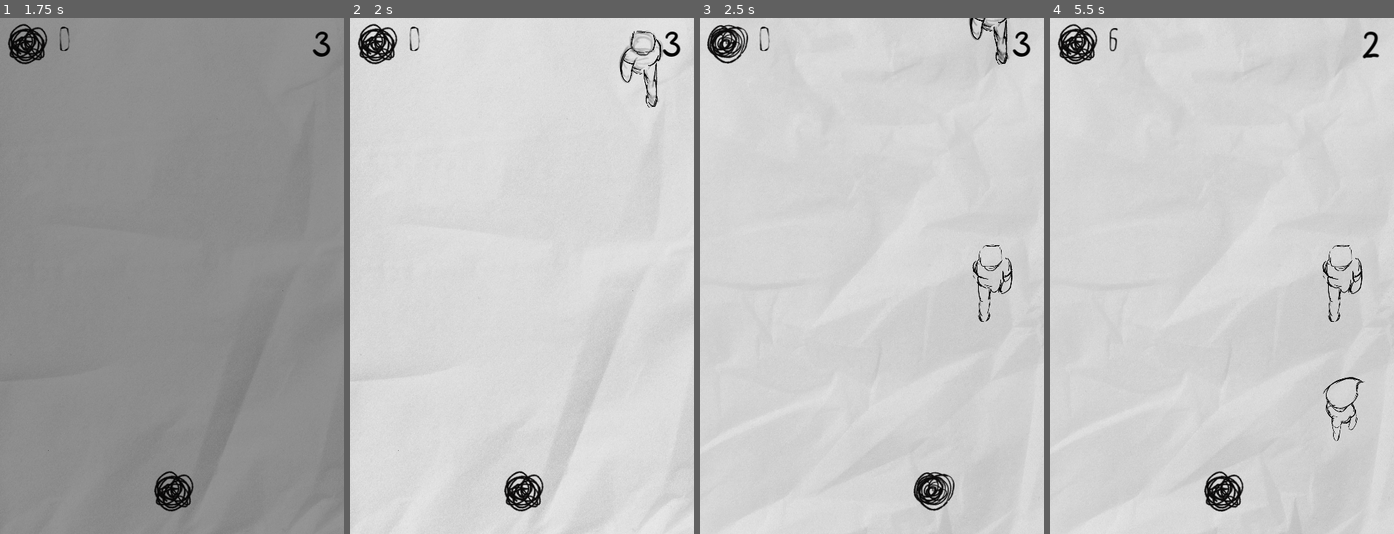
Above: before the commit, frames 1-4 (left to right).
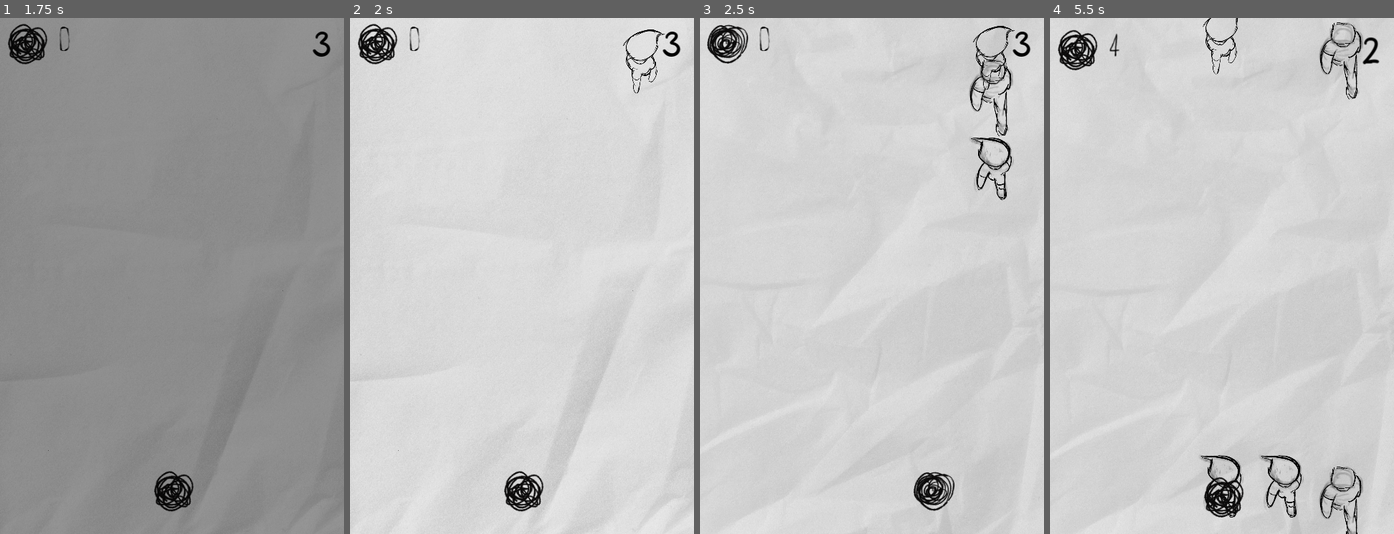
Above: after the commit, the same moments.

Repository: Bbubbee/AVoid
Game: Godot game, scene res://scenes/screens/game_end_screen.tscn
The game is run twice, just before and just after one commit, with the same random seed, the same clock (stepped at 60 frames per second) and the same inputs.
Inputs:
- Up to frame 1 (1.75 s): click "Start" at 0.5 s; click "Start" at 1.25 s
- Up to frame 2 (2 s): no input
- Up to frame 3 (2.5 s): tap Enter (enter, bound only after the commit) at 2 s; hold D (right) from 2.03 s (still down); hold Enter (enter, bound only after the commit) from 2.03 s (still down)
- Up to frame 4 (5.5 s): release D (right) at 2.78 s; release Enter (enter, bound only after the commit) at 2.78 s; hold A (left) 2.78-3.53 s; tap Enter (enter, bound only after the commit) at 2.85, 4.35 s; hold Enter (enter, bound only after the commit) 3.53-4.28 s; hold D (right) 3.53-5.03 s; hold A (left) from 5.03 s (still down); hold Enter (enter, bound only after the commit) from 5.03 s (still down)

Frame 1 is identical in both runs. In frame 2, 0.7% of the frame differs, in the area x 78-92%, y 2-18%; in frame 3, 1.8%; in frame 4, 3.9%, in the area x 2-96%, y 0-100%.

Commit message:
add stuff

Diff:
--- a/project.godot
+++ b/project.godot
@@ -45,11 +45,31 @@
 left={
 "deadzone": 0.5,
 "events": [Object(InputEventKey,"resource_local_to_scene":false,"resource_name":"","device":-1,"window_id":0,"alt_pressed":false,"shift_pressed":false,"ctrl_pressed":false,"meta_pressed":false,"pressed":false,"keycode":0,"physical_keycode":65,"key_label":0,"unicode":97,"echo":false,"script":null)
+, Object(InputEventKey,"resource_local_to_scene":false,"resource_name":"","device":-1,"window_id":0,"alt_pressed":false,"shift_pressed":false,"ctrl_pressed":false,"meta_pressed":false,"pressed":false,"keycode":0,"physical_keycode":4194319,"key_label":0,"unicode":0,"echo":false,"script":null)
 ]
 }
 right={
 "deadzone": 0.5,
 "events": [Object(InputEventKey,"resource_local_to_scene":false,"resource_name":"","device":-1,"window_id":0,"alt_pressed":false,"shift_pressed":false,"ctrl_pressed":false,"meta_pressed":false,"pressed":false,"keycode":0,"physical_keycode":68,"key_label":0,"unicode":100,"echo":false,"script":null)
+, Object(InputEventKey,"resource_local_to_scene":false,"resource_name":"","device":-1,"window_id":0,"alt_pressed":false,"shift_pressed":false,"ctrl_pressed":false,"meta_pressed":false,"pressed":false,"keycode":0,"physical_keycode":4194321,"key_label":0,"unicode":0,"echo":false,"script":null)
+]
+}
+up={
+"deadzone": 0.5,
+"events": [Object(InputEventKey,"resource_local_to_scene":false,"resource_name":"","device":-1,"window_id":0,"alt_pressed":false,"shift_pressed":false,"ctrl_pressed":false,"meta_pressed":false,"pressed":false,"keycode":0,"physical_keycode":87,"key_label":0,"unicode":119,"echo":false,"script":null)
+, Object(InputEventKey,"resource_local_to_scene":false,"resource_name":"","device":-1,"window_id":0,"alt_pressed":false,"shift_pressed":false,"ctrl_pressed":false,"meta_pressed":false,"pressed":false,"keycode":0,"physical_keycode":4194320,"key_label":0,"unicode":0,"echo":false,"script":null)
+]
+}
+down={
+"deadzone": 0.5,
+"events": [Object(InputEventKey,"resource_local_to_scene":false,"resource_name":"","device":-1,"window_id":0,"alt_pressed":false,"shift_pressed":false,"ctrl_pressed":false,"meta_pressed":false,"pressed":false,"keycode":0,"physical_keycode":83,"key_label":0,"unicode":115,"echo":false,"script":null)
+, Object(InputEventKey,"resource_local_to_scene":false,"resource_name":"","device":-1,"window_id":0,"alt_pressed":false,"shift_pressed":false,"ctrl_pressed":false,"meta_pressed":false,"pressed":false,"keycode":0,"physical_keycode":4194322,"key_label":0,"unicode":0,"echo":false,"script":null)
+]
+}
+enter={
+"deadzone": 0.5,
+"events": [Object(InputEventKey,"resource_local_to_scene":false,"resource_name":"","device":-1,"window_id":0,"alt_pressed":false,"shift_pressed":false,"ctrl_pressed":false,"meta_pressed":false,"pressed":false,"keycode":0,"physical_keycode":4194309,"key_label":0,"unicode":0,"echo":false,"script":null)
+, Object(InputEventKey,"resource_local_to_scene":false,"resource_name":"","device":-1,"window_id":0,"alt_pressed":false,"shift_pressed":false,"ctrl_pressed":false,"meta_pressed":false,"pressed":false,"keycode":0,"physical_keycode":32,"key_label":0,"unicode":32,"echo":false,"script":null)
 ]
 }
 
--- /dev/null
+++ b/scenes/levels/main.gd
@@ -0,0 +1,28 @@
+extends Node2D
+
+@onready var pause_menu: Control = $PauseMenu
+
+func _ready() -> void:
+	pause_menu.hide()
+
+
+var is_paused: bool = false
+func pause():
+	is_paused = true
+	get_tree().paused = true
+	pause_menu.show()
+
+
+func resume():
+	is_paused = false
+	get_tree().paused = false
+	pause_menu.hide()
+
+
+
+func _input(event):
+	if event.is_action_pressed("ui_cancel"):
+		if is_paused:
+			resume()
+		else:
+			pause()
--- a/scenes/levels/main.tscn
+++ b/scenes/levels/main.tscn
@@ -1,5 +1,6 @@
-[gd_scene load_steps=10 format=3 uid="uid://dsr7hmaqohut0"]
+[gd_scene load_steps=12 format=3 uid="uid://dsr7hmaqohut0"]
 
+[ext_resource type="Script" path="res://scenes/levels/main.gd" id="1_scef2"]
 [ext_resource type="PackedScene" uid="uid://b1payd28naxy7" path="res://scenes/player/player.tscn" id="3_342tw"]
 [ext_resource type="PackedScene" uid="uid://bw6lpwcsdikry" path="res://scenes/people/mother.tscn" id="3_800ej"]
 [ext_resource type="Script" path="res://scenes/ui/ui_root.gd" id="3_yhs2l"]
@@ -8,10 +9,12 @@
 [ext_resource type="PackedScene" uid="uid://b0hr1fn4i0rw" path="res://scenes/ui/background.tscn" id="5_i6dax"]
 [ext_resource type="PackedScene" uid="uid://wkxjwp25ccsh" path="res://scenes/player/void.tscn" id="5_sx3b4"]
 [ext_resource type="FontFile" uid="uid://cjr6tc40jew43" path="res://assets/font/creepy_circus.ttf" id="6_oqwpx"]
+[ext_resource type="Script" path="res://scenes/levels/pause_menu.gd" id="10_n88yy"]
 
 [sub_resource type="StyleBoxEmpty" id="StyleBoxEmpty_5yyj2"]
 
 [node name="Main" type="Node2D"]
+script = ExtResource("1_scef2")
 
 [node name="Control" type="Control" parent="."]
 layout_mode = 3
@@ -82,3 +85,31 @@
 script = ExtResource("4_nq8qp")
 NOISE_SHAKE_STRENGTH = 10.0
 metadata/_edit_lock_ = true
+
+[node name="PauseMenu" type="Control" parent="."]
+process_mode = 2
+layout_mode = 3
+anchors_preset = 15
+anchor_right = 1.0
+anchor_bottom = 1.0
+grow_horizontal = 2
+grow_vertical = 2
+size_flags_horizontal = 4
+script = ExtResource("10_n88yy")
+
+[node name="PauseLabel" type="Label" parent="PauseMenu"]
+layout_mode = 1
+anchors_preset = 5
+anchor_left = 0.5
+anchor_right = 0.5
+offset_left = 54.0
+offset_top = 103.0
+offset_right = 111.0
+offset_bottom = 126.0
+grow_horizontal = 2
+theme_override_colors/font_color = Color(0, 0, 0, 1)
+theme_override_colors/font_outline_color = Color(0, 0, 0, 1)
+theme_override_fonts/font = ExtResource("6_oqwpx")
+text = "Paused"
+horizontal_alignment = 1
+vertical_alignment = 1
--- /dev/null
+++ b/scenes/levels/pause_menu.gd
@@ -0,0 +1,7 @@
+extends VBoxContainer
+
+
+
+func _input(event: InputEvent) -> void:
+	if event.is_action_pressed('ui_cancel'):
+		get_tree().paused = false
--- a/scenes/people/base_person.gd
+++ b/scenes/people/base_person.gd
@@ -1,4 +1,4 @@
-extends Area2D
+extends CharacterBody2D
 
 var person: Person = preload("res://data/people/rav.tres")
 @onready var sprite: Sprite2D = $Sprite
@@ -8,21 +8,24 @@
 
 func _ready() -> void:
 	difficulty_modifier = Stats.difficulty
-	set_physics_process(false)
+	velocity.y = person.speed
+
 
 func init(new_person: Person):
 	person = new_person
 
 	# Calculate speed.
 	sprite.texture = person.texture
+	velocity.y = person.speed + ((person.speed * ((difficulty_modifier*10)/100)*1.5) )
 
-	set_physics_process(true)
+	#set_physics_process(true)
 
 
-func _physics_process(delta: float) -> void:
+func _physics_process(_delta: float) -> void:
+	move_and_slide()
 
 	# Calculate speed.
-	position.y += (((person.speed) + (difficulty_modifier*50))) * delta
+	#position.y += (((person.speed) + (difficulty_modifier*50))) * _delta
 
 	# Free person.
 	if position.y > Lanes.bottom:
--- a/scenes/people/base_person.tscn
+++ b/scenes/people/base_person.tscn
@@ -1,7 +1,10 @@
-[gd_scene load_steps=7 format=3 uid="uid://bmyqkyg444edq"]
+[gd_scene load_steps=8 format=3 uid="uid://bmyqkyg444edq"]
 
 [ext_resource type="Script" path="res://scenes/people/base_person.gd" id="1_u5sus"]
 [ext_resource type="Texture2D" uid="uid://b4e7ksj13hpvf" path="res://assets/people/kim/kim-spritesheet.png" id="2_8ubxy"]
+
+[sub_resource type="CircleShape2D" id="CircleShape2D_4c3dc"]
+radius = 5.0
 
 [sub_resource type="CapsuleShape2D" id="CapsuleShape2D_xxyiy"]
 radius = 6.0
@@ -12,7 +15,7 @@
 tracks/0/type = "value"
 tracks/0/imported = false
 tracks/0/enabled = true
-tracks/0/path = NodePath("Sprite:frame")
+tracks/0/path = NodePath("../Sprite:frame")
 tracks/0/interp = 1
 tracks/0/loop_wrap = true
 tracks/0/keys = {
@@ -29,7 +32,7 @@
 tracks/0/type = "value"
 tracks/0/imported = false
 tracks/0/enabled = true
-tracks/0/path = NodePath("Sprite:frame")
+tracks/0/path = NodePath("../Sprite:frame")
 tracks/0/interp = 1
 tracks/0/loop_wrap = true
 tracks/0/keys = {
@@ -45,12 +48,19 @@
 "walk": SubResource("Animation_sevav")
 }
 
-[node name="BasePerson" type="Area2D"]
-collision_layer = 4
+[node name="BasePerson" type="CharacterBody2D"]
+collision_layer = 0
 collision_mask = 0
 script = ExtResource("1_u5sus")
 
-[node name="Shape" type="CollisionShape2D" parent="."]
+[node name="CollisionShape" type="CollisionShape2D" parent="."]
+shape = SubResource("CircleShape2D_4c3dc")
+
+[node name="Area" type="Area2D" parent="."]
+collision_layer = 4
+collision_mask = 0
+
+[node name="Shape" type="CollisionShape2D" parent="Area"]
 shape = SubResource("CapsuleShape2D_xxyiy")
 debug_color = Color(0.894118, 0.266667, 0.470588, 0.419608)
 
@@ -61,6 +71,7 @@
 hframes = 2
 
 [node name="Animator" type="AnimationPlayer" parent="."]
+root_node = NodePath("../Area")
 libraries = {
 "": SubResource("AnimationLibrary_edeo3")
 }
--- a/scenes/people/mother.gd
+++ b/scenes/people/mother.gd
@@ -2,51 +2,59 @@
 
 const BASE_PERSON = preload("res://scenes/people/base_person.tscn")
 
-var people = []
+var people = [
+	preload("res://data/people/rav.tres"),
+	preload("res://data/people/kim.tres"),
+	preload("res://data/people/kim.tres")
+]
 
 func _ready() -> void:
 	# Signals.
 	Stats.set_difficulty.connect(_on_set_difficulty)
 
-	get_people()
+	#get_people()
 
-var spawn_time: float = 0.6
+var spawn_time: float = 0.5
 @onready var spawn_timer: float = spawn_time
 
-var spawn_time_2: float = 0.6
+var spawn_time_2: float = 0.5
 @onready var spawn_timer_2: float = spawn_time_2
 var start_second_timer: bool = false
 
 
-func _process(delta: float) -> void:
+func _physics_process(delta: float) -> void:
 	spawn_timer -= delta
 	if spawn_timer <= 0:
 		spawn_timer = spawn_time
 		spawn_children()
 
 	# Hacky way of spawning more children.
-	if start_second_timer:
-		spawn_timer_2 -= delta
-		if spawn_timer_2 <= 0:
-			spawn_timer_2 = spawn_time+0.1
-			spawn_children()
+	#if start_second_timer:
+		#spawn_timer_2 -= delta
+		#if spawn_timer_2 <= 0:
+			#spawn_timer_2 = spawn_time
+			#spawn_children()
 
 
 func get_random_person() -> Person:
-	var r = randi() % people.size()
-	return people[r]
+	return people.pick_random()
 
 
 
 func _on_set_difficulty(difficulty: int):
+	if difficulty > 3: difficulty = 3
 	match difficulty:
 		1:
-			pass
+			spawn_time = 0.4
 		2:
-			spawn_timer = 0.4
+			spawn_time = 0.3
 		3:
 			start_second_timer = true
-			spawn_timer = 0.05
+			print('starting level 3 ')
+			spawn_time = 0.2
+		4:
+			spawn_time = 0.15
+
 
 
 func spawn_children():
--- a/scenes/screens/game_end_screen.gd
+++ b/scenes/screens/game_end_screen.gd
@@ -19,3 +19,8 @@
 	f += 1
 	if f > 2: f = 1
 	void_profile.frame = f
+
+
+func _input(event: InputEvent) -> void:
+	if event.is_action_pressed('enter'):
+		_on_button_pressed()
--- a/scenes/screens/game_start_screen.gd
+++ b/scenes/screens/game_start_screen.gd
@@ -28,3 +28,12 @@
 	f += 1
 	if f > 3: f = 1
 	hug.frame = f
+
+@onready var main_menu_button: Button = $VBoxContainer/MainMenuButton
+@onready var restart_button: Button = $VBoxContainer/RestartButton
+
+func _input(event: InputEvent) -> void:
+	if event.is_action_pressed('enter'):
+		_on_button_pressed()
+	if event.is_action_pressed('ui_cancel'):
+		_on_main_menu_button_pressed()
--- a/scenes/screens/game_start_screen.tscn
+++ b/scenes/screens/game_start_screen.tscn
@@ -75,7 +75,7 @@
 text = "Highscore:"
 horizontal_alignment = 1
 
-[node name="Button" type="Button" parent="VBoxContainer"]
+[node name="RestartButton" type="Button" parent="VBoxContainer"]
 layout_mode = 2
 theme_override_colors/font_color = Color(0, 0, 0, 1)
 theme_override_fonts/font = ExtResource("2_bvacy")
@@ -97,6 +97,6 @@
 [node name="AnimationTimer" type="Timer" parent="Hug"]
 autostart = true
 
-[connection signal="pressed" from="VBoxContainer/Button" to="." method="_on_button_pressed"]
+[connection signal="pressed" from="VBoxContainer/RestartButton" to="." method="_on_button_pressed"]
 [connection signal="pressed" from="VBoxContainer/MainMenuButton" to="." method="_on_main_menu_button_pressed"]
 [connection signal="timeout" from="Hug/AnimationTimer" to="." method="_on_animation_timer_timeout"]
--- a/scenes/shaders/spiral.gdshader
+++ /dev/null
@@ -1,25 +0,0 @@
-shader_type canvas_item;
-
-uniform vec2 resolution = vec2(160.0, 240.0);
-uniform vec3 spiral_color: source_color = vec3(0.0, 0.0, 0.0);
-uniform float frequency: hint_range(1.0, 10.0, 0.1) = 8.0;
-uniform float speed: hint_range(1.0, 20.0, 0.1) = 8.0;
-
-
-
-float draw_spiral(vec2 uv, float rotation) {
-	float uv_radius = length(uv);
-	float uv_phi = atan(uv.y, uv.x) + rotation;
-	float spiral_phi = (log(uv_radius) * frequency - uv_phi) / TAU;
-	float spiral_radius = exp((TAU * floor(spiral_phi) + uv_phi) / frequency);
-	return spiral_radius;
-}
-
-
-void fragment() {
-	vec2 uv = UV - 0.5;
-	uv.x *= resolution.x / resolution.y;
-	float spiral = draw_spiral(uv, TIME * speed);
-	vec3 color = spiral * spiral_color;
-	COLOR = vec4(color, 1.0);
-}
--- a/scenes/shaders/spiral.tscn
+++ /dev/null
@@ -1,17 +0,0 @@
-[gd_scene load_steps=3 format=3 uid="uid://bkeadj87rkb6q"]
-
-[ext_resource type="Shader" path="res://scenes/shaders/spiral.gdshader" id="1_arpoa"]
-
-[sub_resource type="ShaderMaterial" id="ShaderMaterial_jrmq0"]
-shader = ExtResource("1_arpoa")
-shader_parameter/resolution = Vector2(160, 240)
-shader_parameter/spiral_color = Color(0.2, 0.3, 0.6, 1)
-shader_parameter/frequency = 8.0
-shader_parameter/speed = 8.0
-
-[node name="Spiral" type="Node2D"]
-
-[node name="ColorRect" type="ColorRect" parent="."]
-material = SubResource("ShaderMaterial_jrmq0")
-offset_right = 160.0
-offset_bottom = 240.0
Not shown, changed: export_presets.cfg
Not shown, changed: assets/.DS_Store
